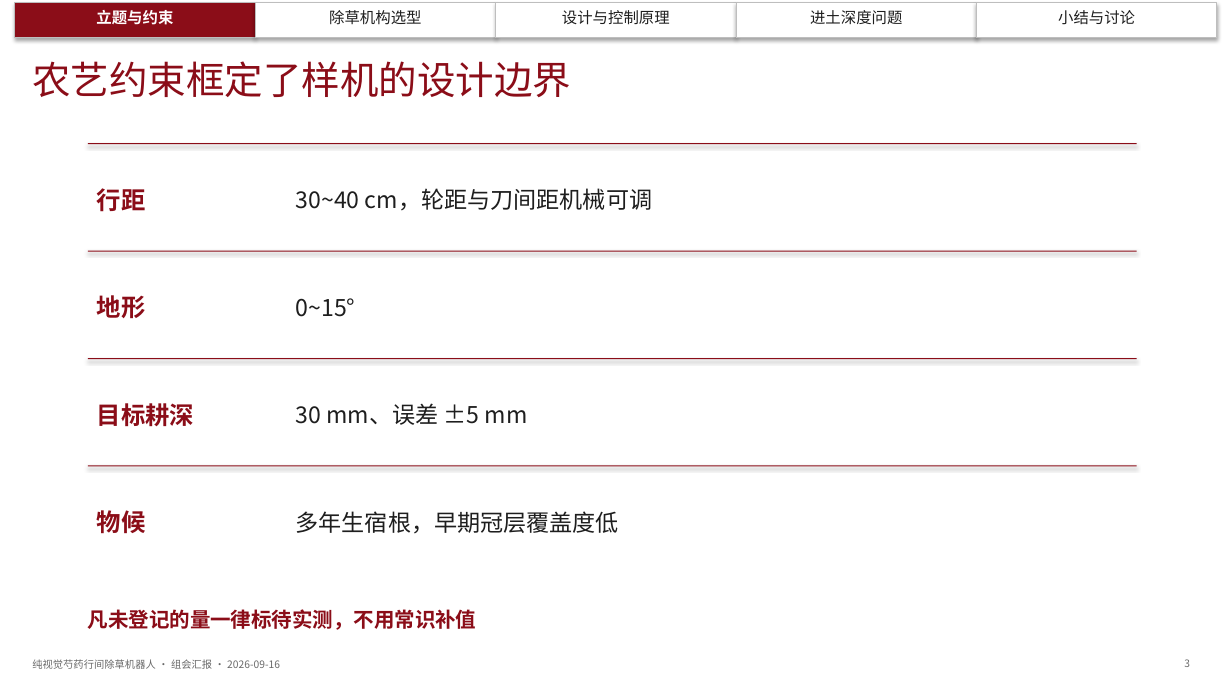
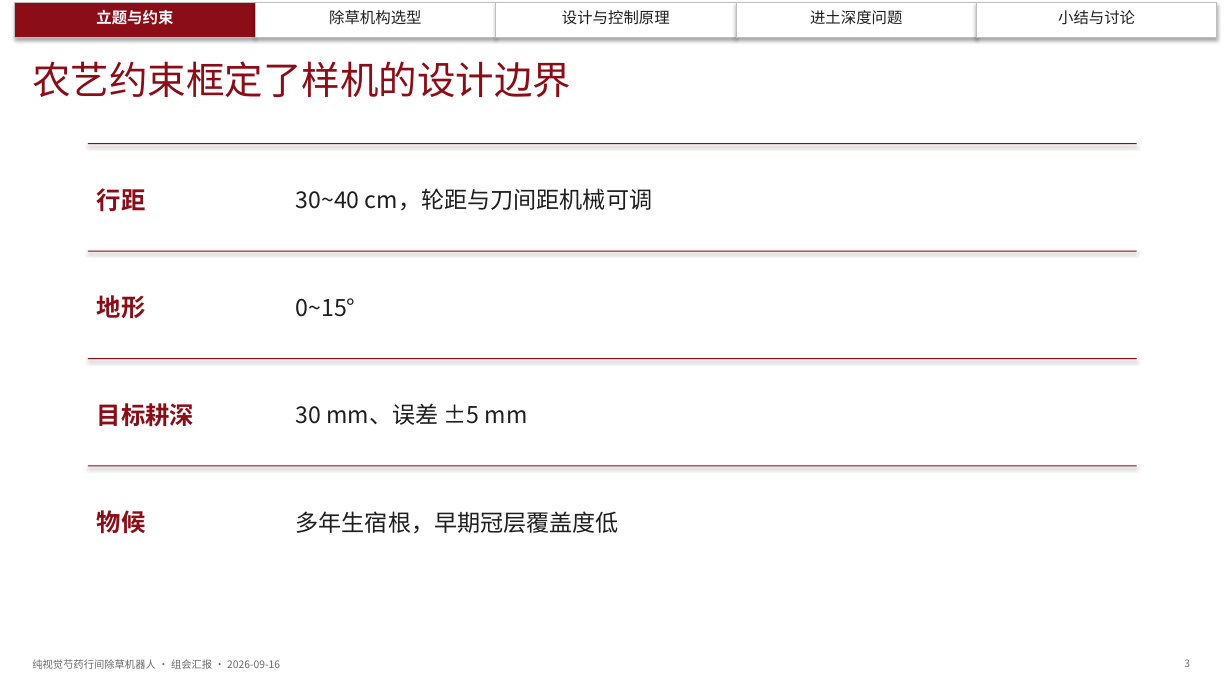
Before and after one commit to dangan2276326123-svg/zcode-chucao, a slide deck: slide 3 of docs/组会汇报_20260916/组会汇报_纯视觉芍药行间除草机器人_20260916.pptx. Drawn at 1232x693 pixels with LibreOffice and Linux fonts; fonts in the diff are those of the drawing. Boxes give left, top, right and bottom in pixels: in the first picture for what was removed or moved away, otherwise in the second. Text is boxed around its words. In the diff, an @@ line names an element or a change of style, - is before the commit and + after.

```diff
--- a/docs/组会汇报_20260916/组会汇报_纯视觉芍药行间除草机器人_20260916.pptx
+++ b/docs/组会汇报_20260916/组会汇报_纯视觉芍药行间除草机器人_20260916.pptx
@@ text removed at [88,609,477,630] @@
-凡未登记的量一律标待实测，不用常识补值
```
Also in this commit, not shown: 12 other slides changed, 2 other files.
